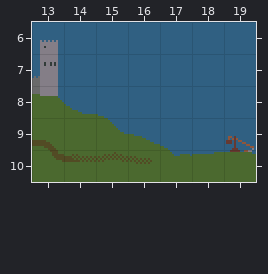
Tiled map -- android/assets/lvl/lvl_outro.tmx. The first picture shows the starting point.
Cells are 16x16 px. Shown: x 13..19, y 6..10.
The same view after the edit:
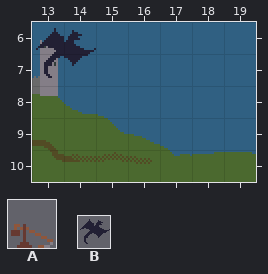
Key: from "artillery": A 1; from "dragon": B 0.
Objects are placed by their top-left corner, in cells (3,4 is the top-left corner of cell 3,4); size is 1x1 cell unless given.
The exact change:
Layer "Objects":
A new object: B "Dragon" at 13,6 size 2x2.
Object A at 19,9.1 is removed.
Boxes around the changes in both pictures, in picture pixels (x1, y1, x2, y2):
added: (36, 28, 96, 78)
removed: (226, 136, 254, 152)
